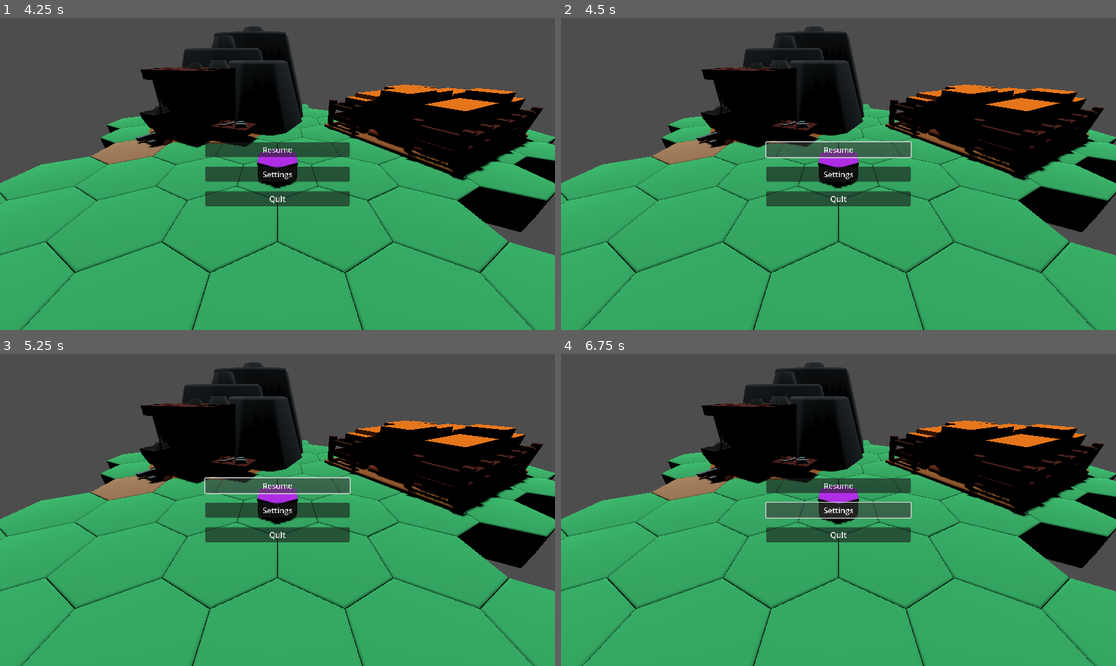
Above: before the commit, frames 1-4 (two rows, left to right).
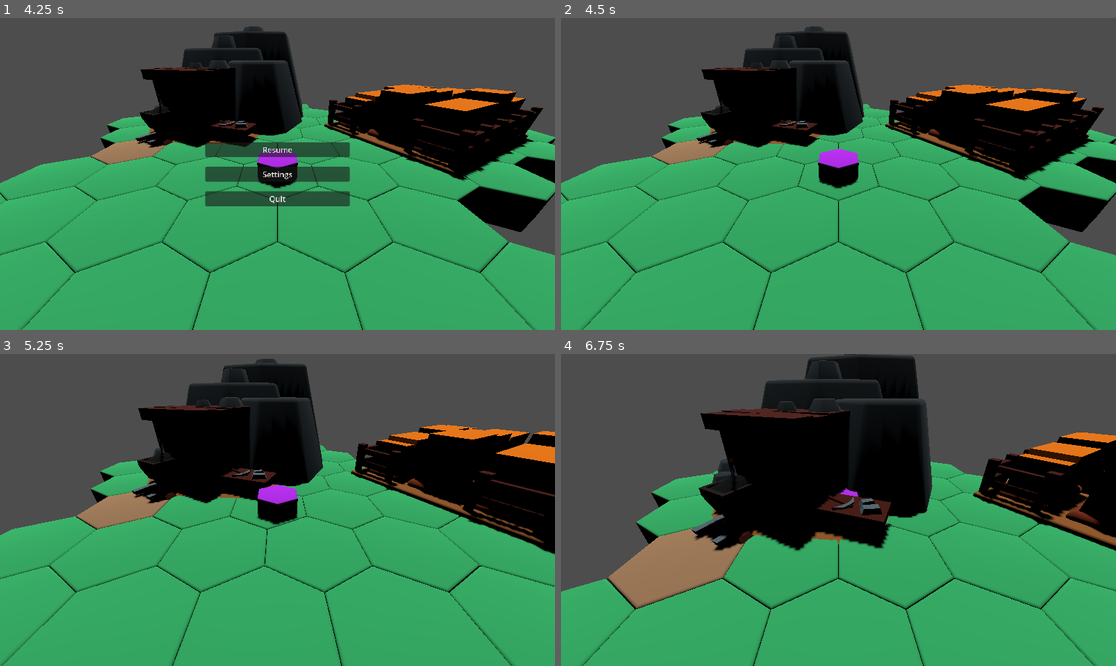
Above: after the commit, the same moments.

Repository: torbenvanassche/SlimeVillage
Game: Godot game, scene res://scenes/game_scene.tscn
Two runs of this game, one before a commit and one after it. Both use one fixed random seed, a clock stepped at 60 frames per second and the inputs below.
Inputs (mouse positions are in pixels of both pictures, inside the frame that each line leads up to):
- Up to frame 1 (4.25 s): tap Enter at 0.5, 3.5 s; move the mouse to (399, 158) at 0.52 s; click (399, 158) at 0.6 s; drag from (166, 189) to (249, 236) at 1.27 s; tap Space at 2 s; move the mouse to (333, 105) at 2.02 s; tap Mouse wheel down (scroll_wheel_down) at 2.1 s; click (333, 105) at 2.17 s; drag from (249, 236) to (111, 127) at 2.77 s; move the mouse to (444, 220) at 3.52 s; hold V from 3.53 s (still down); click (444, 220) at 3.67 s; tap Escape (open_pause) at 4.15 s
- Up to frame 2 (4.5 s): release V at 4.25 s; click "Resume" at 4.25 s
- Up to frame 3 (5.25 s): click (277, 485) at 5 s, where only the run before the commit has a clickable "Resume"
- Up to frame 4 (6.75 s): click (838, 485) at 5.75 s, where only the run before the commit has a clickable "Resume"; click (838, 510) at 6.5 s, where only the run before the commit has a clickable "Settings"

Frame 1 is identical in both runs. In frame 2, 3.7% of the frame differs, in the area x 36-64%, y 39-61%; in frame 3, 21%; in frame 4, 32%, in the area x 0-100%, y 0-100%.

Commit message:
added pause menu

Diff:
--- a/scripts/ui/pause_menu.gd
+++ b/scripts/ui/pause_menu.gd
@@ -1,4 +1,9 @@
 extends Control
 
 func _ready():
+	_deferred_ready.call_deferred()
 	pass
+
+func _deferred_ready():
+	$VBoxContainer/Resume.button_up.connect(func(): Global.scene_manager.pause(false))
+	$VBoxContainer/Quit.button_up.connect(func(): get_tree().quit())
